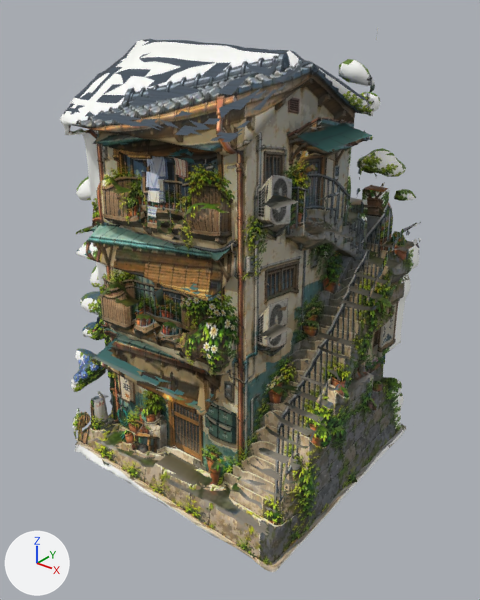
A saved change to the glTF model public/assets/building15p.glb.
Camera for both pictures: a camera (50 mm lens) standing at (90.9, -113.2, 109.0) and looking at (3.0, -3.2, 40.8). Every picture has the same lights, and +X, +Y and +Z are marked at lower left. The picture after the commit comes second. Vertices at exactly the same position are counted once.

Before the edit, the objects in view are built like this:
```python
mat_concept = bpy.data.materials.new('concept')
mat_concept.use_nodes = True; mat_concept.node_tree.nodes.clear()
_N = mat_concept.node_tree.nodes; _L = mat_concept.node_tree.links
n0 = _N.new('ShaderNodeBsdfPrincipled'); n0.name = 'Principled BSDF'
n0.inputs[2].default_value = 1.0  # 'Roughness'
n1 = _N.new('ShaderNodeOutputMaterial'); n1.name = 'Material Output'
n2 = _N.new('ShaderNodeTexImage'); n2.name = 'Image Texture'
n2.image = img_concept_hidamari
n3 = _N.new('ShaderNodeUVMap'); n3.name = 'UV Map'
n3.uv_map = 'UVMap.001'
_L.new(n0.outputs[0], n1.inputs[0])  # 'BSDF' to 'Surface'
_L.new(n2.outputs[0], n0.inputs[0])  # 'Color' to 'Base Color'
_L.new(n3.outputs[0], n2.inputs[0])  # 'UV' to 'Vector'
me_tripo_mesh_fd02659f = bpy.data.meshes.new('tripo_mesh_fd02659f')
me_tripo_mesh_fd02659f.from_pydata(...)  # 29620 vertices, 54880 faces; spans x -36.2..36.2, y -33.3..33.3, z 0.0..99.7
# faces by material slot: [32542, 22338]
me_tripo_mesh_fd02659f.materials.append(mat_tripo_mat_fd02659f)
me_tripo_mesh_fd02659f.materials.append(mat_concept)
ob_tripo_node_fd02659f = bpy.data.objects.new('tripo_node_fd02659f', me_tripo_mesh_fd02659f)
ob_tripo_node_fd02659f.location = (0.0, 0.0, 0.0)
```
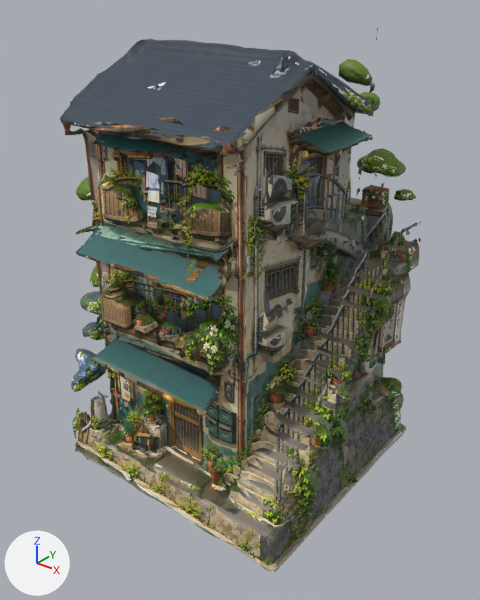
Boxes [x1, y1, x2, y2] around the edits, measured in the pictures (480 x 600 px):
'tripo_node_fd02659f', surface changed
    both: [60, 28, 421, 573]
part 1 of me_tripo_mesh_fd02659f, surface changed
    both: [69, 54, 415, 572]
part 2 of me_tripo_mesh_fd02659f, recoloured
    both: [60, 28, 421, 573]

The change, as a list of edits to the scene's bpy script:
```text
Change mat_concept:
    remove n3 = _N.new('ShaderNodeUVMap'); n3.name = 'UV Map'
    remove n3.uv_map = 'UVMap.001'
    where n2 = _N.new('ShaderNodeTexImage'); n2.name = 'Image Texture'
    remove _L.new(n3.outputs[0], n2.inputs[0])  # 'UV' to 'Vector'
Change me_tripo_mesh_fd02659f:
    where me_tripo_mesh_fd02659f.from_pydata(...)  # 29620 vertices, 54880 faces; spans x -36.2..36.2, y -33.3..33.3, z 0.0..99.7
    used by ob_tripo_node_fd02659f; location = (0.0, 0.0, 0.0)
    me_tripo_mesh_fd02659f part 1: 12584 kept faces spanning x -34.6..36.2, y -33.1..30.8, z 0.0..96.6 get new texture (UV) coordinates
    me_tripo_mesh_fd02659f part 2: 9273 faces spanning x -35.5..36.2, y -33.3..32.7, z 0.0..99.7 switch from mat_concept to mat_tripo_mat_fd02659f
```
